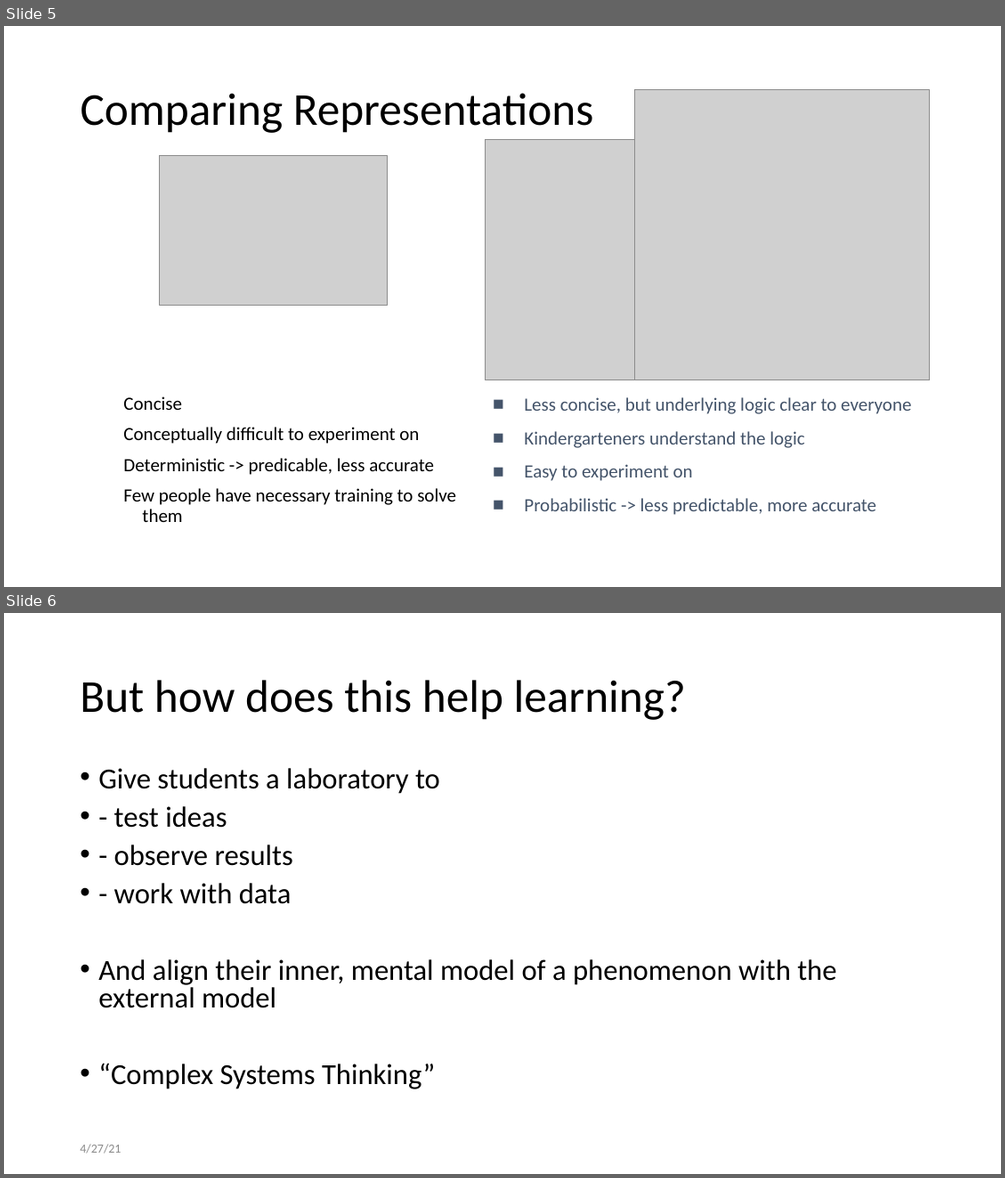
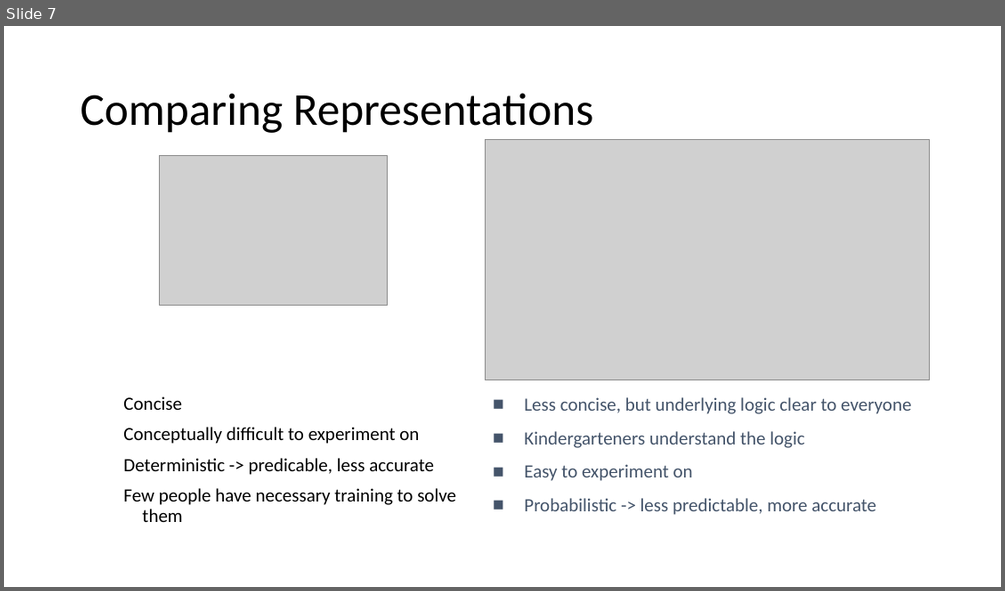
Before and after one commit to arthurhjorth/EDU-IT-modeller, a slide deck: ABM-slides.pptx. Shown one above the other, each under a label of ours: slides 5 and 6 before the commit, slide 7 after it. The pictures are 1005x1178 and 1005x591 pixels, drawn with LibreOffice and Linux fonts; fonts in the diff are those of the drawing; grey boxes stand for pictures. Boxes give left, top, right and bottom in pixels: in the first picture for what was removed or moved away, otherwise in the second. Text is boxed around its words. In the diff, an @@ line names an element or a change of style, - is before the commit and + after.

```diff
--- a/ABM-slides.pptx
+++ b/ABM-slides.pptx
@@ slide 6 removed at bbox=[4, 613, 1001, 1174], background #FFFFFF @@
@@ title removed at bbox=[80, 680, 686, 720] @@
-But how does this help learning?
@@ text removed at bbox=[98, 768, 836, 1089] @@
-• Give students a laboratory to
-• - test ideas
-• - observe results
-• - work with data
-• And align their inner, mental model of a phenomenon with the external model
-• “Complex Systems Thinking”
@@ text removed at bbox=[80, 1143, 121, 1153] @@
-4/27/21
@@ what was slide 5 is now slide 7 @@
@@ slide 7 changed as well @@
@@ picture removed at bbox=[635, 89, 929, 379] @@
```
Also in this commit, not shown: 2 other slides changed, 4 slides added, 3 other slides removed.
